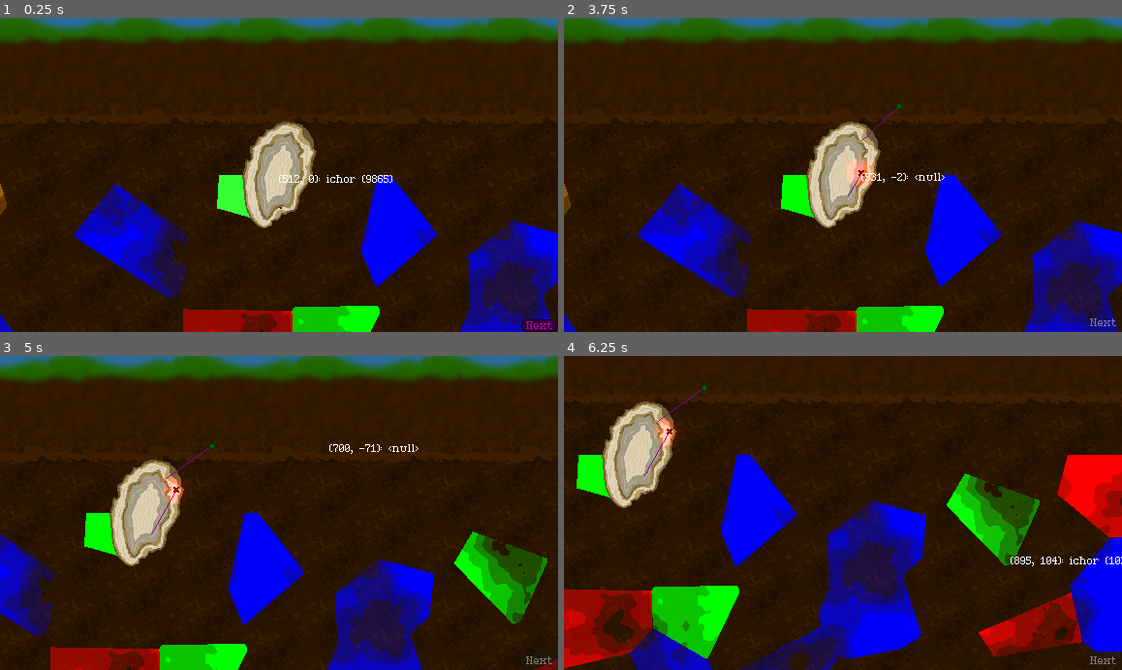
Above: before the commit, frames 1-4 (two rows, left to right).
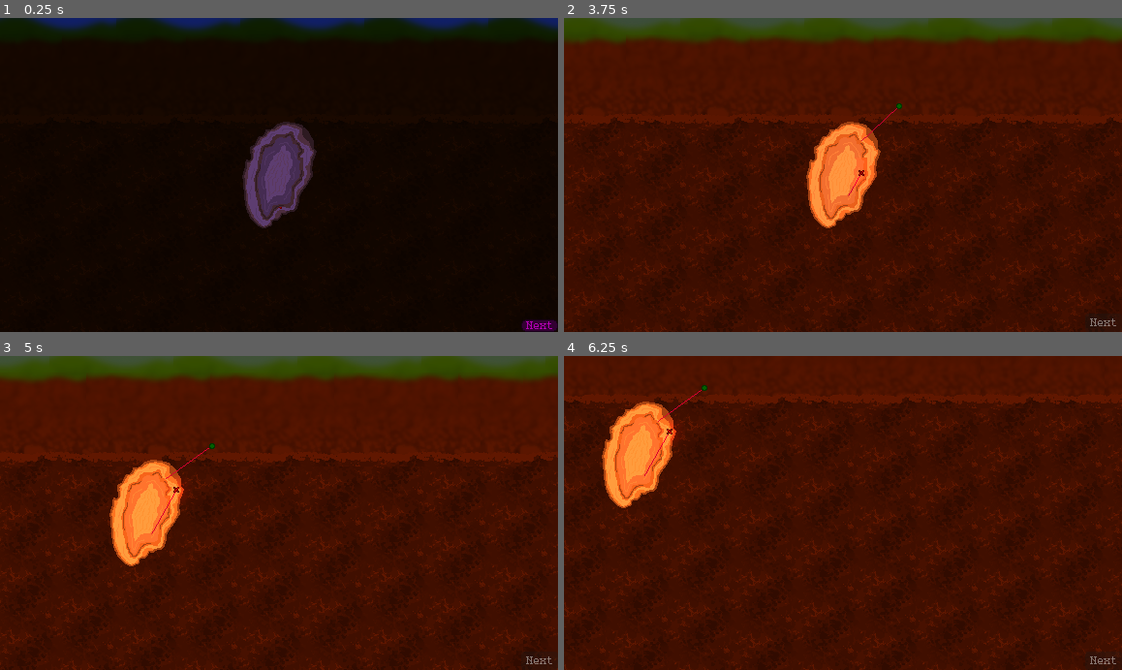
Above: after the commit, the same moments.

Repository: dragonryan06/trellis
Game: Godot game, scene res://test_world.tscn
Same seed, same stepped clock (60 frames per second), same inputs: the game is played once before the commit and once after it.
Inputs (mouse positions are in pixels of both pictures, inside the frame that each line leads up to):
- Up to frame 1 (0.25 s): no input
- Up to frame 2 (3.75 s): click "Next" at 0.5 s; click "Next" at 1.25 s; click "Next" at 2 s; drag from (859, 143) to (898, 105) at 2.77 s; drag from (843, 206) to (898, 105) at 3.52 s
- Up to frame 3 (5 s): tap Enter at 4.25 s; move the mouse to (334, 443) at 4.27 s; hold Right (camera_pan_right) from 4.28 s (still down); click (334, 443) at 4.42 s
- Up to frame 4 (6.25 s): release Right (camera_pan_right) at 5 s; drag from (815, 575) to (742, 491) at 5.02 s; tap Space at 5.75 s; move the mouse to (1010, 560) at 5.77 s; hold Down (camera_pan_down) from 5.78 s (still down); click (1010, 560) at 5.92 s

The runs differ from the first frame. In frame 1, 63% of the frame differs, in the area x 0-100%, y 0-100%; in frame 2, 41%; in frame 3, 62%; in frame 4, 59%.

Commit message:
Start testing some day/night cycle stuff

Diff:
--- a/generation/soil_resources.gd
+++ b/generation/soil_resources.gd
@@ -34,6 +34,10 @@
 	_last_mouse_hover = vein
 
 func _ready() -> void:
+	# Just set SoilResources invisible if you dont want to wait on it generating.
+	if (!visible):
+		return
+
 	_generate_resources()
 	for vein in _resource_veins.values():
 		if (vein.type == "nothing"):
--- a/test_world.tscn
+++ b/test_world.tscn
@@ -12,8 +12,221 @@
 [ext_resource type="Texture2D" uid="uid://bigjmp61udysq" path="res://backdrop/hills.png" id="5_4tg7h"]
 [ext_resource type="PackedScene" uid="uid://is0paf2w24vv" path="res://generation/soil_resources.tscn" id="11_5457m"]
 
+[sub_resource type="Animation" id="Animation_jvck6"]
+length = 0.001
+tracks/0/type = "bezier"
+tracks/0/imported = false
+tracks/0/enabled = true
+tracks/0/path = NodePath(".:color:r")
+tracks/0/interp = 1
+tracks/0/loop_wrap = true
+tracks/0/keys = {
+"handle_modes": PackedInt32Array(0),
+"points": PackedFloat32Array(1, -0.25, 0, 0.25, 0),
+"times": PackedFloat32Array(0)
+}
+tracks/1/type = "bezier"
+tracks/1/imported = false
+tracks/1/enabled = true
+tracks/1/path = NodePath(".:color:g")
+tracks/1/interp = 1
+tracks/1/loop_wrap = true
+tracks/1/keys = {
+"handle_modes": PackedInt32Array(0),
+"points": PackedFloat32Array(0.79499996, -0.25, 0, 0.25, 0),
+"times": PackedFloat32Array(0)
+}
+tracks/2/type = "bezier"
+tracks/2/imported = false
+tracks/2/enabled = true
+tracks/2/path = NodePath(".:color:b")
+tracks/2/interp = 1
+tracks/2/loop_wrap = true
+tracks/2/keys = {
+"handle_modes": PackedInt32Array(0),
+"points": PackedFloat32Array(0.7, -0.25, 0, 0.25, 0),
+"times": PackedFloat32Array(0)
+}
+tracks/3/type = "bezier"
+tracks/3/imported = false
+tracks/3/enabled = true
+tracks/3/path = NodePath(".:color:a")
+tracks/3/interp = 1
+tracks/3/loop_wrap = true
+tracks/3/keys = {
+"handle_modes": PackedInt32Array(0),
+"points": PackedFloat32Array(1, -0.25, 0, 0.25, 0),
+"times": PackedFloat32Array(0)
+}
+
+[sub_resource type="Animation" id="Animation_ivea3"]
+resource_name = "dawn"
+length = 4.0
+tracks/0/type = "bezier"
+tracks/0/imported = false
+tracks/0/enabled = true
+tracks/0/path = NodePath(".:color:r")
+tracks/0/interp = 1
+tracks/0/loop_wrap = true
+tracks/0/keys = {
+"handle_modes": PackedInt32Array(2, 2),
+"points": PackedFloat32Array(0.34649998, 0, 0, 0.6666667, 0.20425543, 1.5720325, -0.6666667, -0.20425543, 0, 0),
+"times": PackedFloat32Array(0, 4)
+}
+tracks/1/type = "bezier"
+tracks/1/imported = false
+tracks/1/enabled = true
+tracks/1/path = NodePath(".:color:g")
+tracks/1/interp = 1
+tracks/1/loop_wrap = true
+tracks/1/keys = {
+"handle_modes": PackedInt32Array(2, 2),
+"points": PackedFloat32Array(0.25199997, 0, 0, 0.6666667, 0.11719137, 0.74952, -0.6666667, -0.08292001, 0, 0),
+"times": PackedFloat32Array(0, 4)
+}
+tracks/2/type = "bezier"
+tracks/2/imported = false
+tracks/2/enabled = true
+tracks/2/path = NodePath(".:color:b")
+tracks/2/interp = 1
+tracks/2/loop_wrap = true
+tracks/2/keys = {
+"handle_modes": PackedInt32Array(2, 2),
+"points": PackedFloat32Array(0.63, 0, 0, 0.6666667, 0.0027843118, 0.33826372, -0.6666667, 0.048622712, 0, 0),
+"times": PackedFloat32Array(0, 4)
+}
+tracks/3/type = "bezier"
+tracks/3/imported = false
+tracks/3/enabled = true
+tracks/3/path = NodePath(".:color:a")
+tracks/3/interp = 1
+tracks/3/loop_wrap = true
+tracks/3/keys = {
+"handle_modes": PackedInt32Array(2, 2),
+"points": PackedFloat32Array(1, 0, 0, 0.6666667, 0, 1, -0.6666667, 0, 0, 0),
+"times": PackedFloat32Array(0, 4)
+}
+
+[sub_resource type="Animation" id="Animation_5457m"]
+resource_name = "dusk"
+length = 4.0
+tracks/0/type = "bezier"
+tracks/0/imported = false
+tracks/0/enabled = true
+tracks/0/path = NodePath(".:color:r")
+tracks/0/interp = 1
+tracks/0/loop_wrap = true
+tracks/0/keys = {
+"handle_modes": PackedInt32Array(0, 0, 2, 2),
+"points": PackedFloat32Array(1, -0.25, 0, 0.25, 0, 1, -0.33333334, 0, 0, 0, 1.157429, -0.16666667, 0.0422205, 0.33333334, -0.084441, 0.24003097, -0.33333334, 0.12666151, 0, 0),
+"times": PackedFloat32Array(0, 1, 2, 4)
+}
+tracks/1/type = "bezier"
+tracks/1/imported = false
+tracks/1/enabled = true
+tracks/1/path = NodePath(".:color:g")
+tracks/1/interp = 1
+tracks/1/loop_wrap = true
+tracks/1/keys = {
+"handle_modes": PackedInt32Array(0, 0, 2, 2),
+"points": PackedFloat32Array(1, -0.25, 0, 0.25, 0, 0.9411765, -0.33333334, 0.009803921, 0, 0, 0.6132242, -0.16666667, 0.036430895, 0.33333334, -0.07286179, 0.2854204, -0.33333334, 0.109292686, 0, 0),
+"times": PackedFloat32Array(0, 1, 2, 4)
+}
+tracks/2/type = "bezier"
+tracks/2/imported = false
+tracks/2/enabled = true
+tracks/2/path = NodePath(".:color:b")
+tracks/2/interp = 1
+tracks/2/loop_wrap = true
+tracks/2/keys = {
+"handle_modes": PackedInt32Array(0, 0, 2, 2),
+"points": PackedFloat32Array(1, -0.25, 0, 0.25, 0, 0.7019608, -0.33333334, 0.0496732, 0, 0, 0.49105573, -0.16666667, 0.004048775, 0.33333334, -0.00809755, 0.62908286, -0.33333334, 0.012146324, 0, 0),
+"times": PackedFloat32Array(0, 1, 2, 4)
+}
+tracks/3/type = "bezier"
+tracks/3/imported = false
+tracks/3/enabled = true
+tracks/3/path = NodePath(".:color:a")
+tracks/3/interp = 1
+tracks/3/loop_wrap = true
+tracks/3/keys = {
+"handle_modes": PackedInt32Array(0, 0, 2, 2),
+"points": PackedFloat32Array(1, -0.25, 0, 0.25, 0, 1, -0.33333334, 0, 0, 0, 1, -0.16666667, 0, 0.33333334, 0, 1, -0.33333334, 0, 0, 0),
+"times": PackedFloat32Array(0, 1, 2, 4)
+}
+
+[sub_resource type="Animation" id="Animation_07jwy"]
+resource_name = "noon"
+length = 4.0
+tracks/0/type = "bezier"
+tracks/0/imported = false
+tracks/0/enabled = true
+tracks/0/path = NodePath(".:color:r")
+tracks/0/interp = 1
+tracks/0/loop_wrap = true
+tracks/0/keys = {
+"handle_modes": PackedInt32Array(0, 0, 2),
+"points": PackedFloat32Array(1.5720325, -0.25, 0, 0.25, 0, 1, -0.6666667, 0.09533875, 0, 0, 1, -0.33333334, 0, 0, 0),
+"times": PackedFloat32Array(0, 2, 4)
+}
+tracks/1/type = "bezier"
+tracks/1/imported = false
+tracks/1/enabled = true
+tracks/1/path = NodePath(".:color:g")
+tracks/1/interp = 1
+tracks/1/loop_wrap = true
+tracks/1/keys = {
+"handle_modes": PackedInt32Array(0, 0, 2),
+"points": PackedFloat32Array(0.74952, -0.25, 0, 0.25, 0, 0.9411765, -0.6666667, -0.031942748, 0, 0, 1, -0.33333334, -0.009803921, 0, 0),
+"times": PackedFloat32Array(0, 2, 4)
+}
+tracks/2/type = "bezier"
+tracks/2/imported = false
+tracks/2/enabled = true
+tracks/2/path = NodePath(".:color:b")
+tracks/2/interp = 1
+tracks/2/loop_wrap = true
+tracks/2/keys = {
+"handle_modes": PackedInt32Array(0, 0, 2),
+"points": PackedFloat32Array(0.33826372, -0.25, 0, 0.25, 0, 0.7019608, -0.6666667, -0.06061618, 0, 0, 1, -0.33333334, -0.0496732, 0, 0),
+"times": PackedFloat32Array(0, 2, 4)
+}
+tracks/3/type = "bezier"
+tracks/3/imported = false
+tracks/3/enabled = true
+tracks/3/path = NodePath(".:color:a")
+tracks/3/interp = 1
+tracks/3/loop_wrap = true
+tracks/3/keys = {
+"handle_modes": PackedInt32Array(0, 0, 2),
+"points": PackedFloat32Array(1, -0.25, 0, 0.25, 0, 1, -0.6666667, 0, 0, 0, 1, -0.33333334, 0, 0, 0),
+"times": PackedFloat32Array(0, 2, 4)
+}
+
+[sub_resource type="AnimationLibrary" id="AnimationLibrary_jvck6"]
+_data = {
+&"RESET": SubResource("Animation_jvck6"),
+&"dawn": SubResource("Animation_ivea3"),
+&"dusk": SubResource("Animation_5457m"),
+&"noon": SubResource("Animation_07jwy")
+}
+
+[sub_resource type="InputEventKey" id="InputEventKey_5457m"]
+device = -1
+keycode = 4194309
+
+[sub_resource type="Shortcut" id="Shortcut_ivea3"]
+events = [SubResource("InputEventKey_5457m")]
+
 [node name="TestWorld" type="Node2D" unique_id=1425755023]
 script = ExtResource("1_1lwx6")
+
+[node name="AmbientLighting" type="CanvasModulate" parent="." unique_id=1842319712]
+color = Color(1, 0.79499996, 0.7, 1)
+
+[node name="AnimationPlayer" type="AnimationPlayer" parent="AmbientLighting" unique_id=1312057350]
+libraries/ = SubResource("AnimationLibrary_jvck6")
+autoplay = &"dawn"
 
 [node name="Backdrop" type="Node2D" parent="." unique_id=930784402]
 
@@ -84,6 +297,7 @@
 script = ExtResource("3_dsnr4")
 
 [node name="SoilResources" parent="." unique_id=1074567782 instance=ExtResource("11_5457m")]
+visible = false
 position = Vector2(-512, 0)
 
 [node name="PlayerCore" parent="." unique_id=435886559 instance=ExtResource("3_1lwx6")]
@@ -104,6 +318,7 @@
 theme_override_colors/font_pressed_color = Color(0.2, 0, 0.2, 1)
 theme_override_colors/font_hover_color = Color(0.69803923, 0, 0.69803923, 1)
 theme_override_font_sizes/font_size = 10
+shortcut = SubResource("Shortcut_ivea3")
 text = "Next"
 
 [connection signal="pressed" from="HUD/NextTurn" to="." method="_on_next_turn_pressed"]
